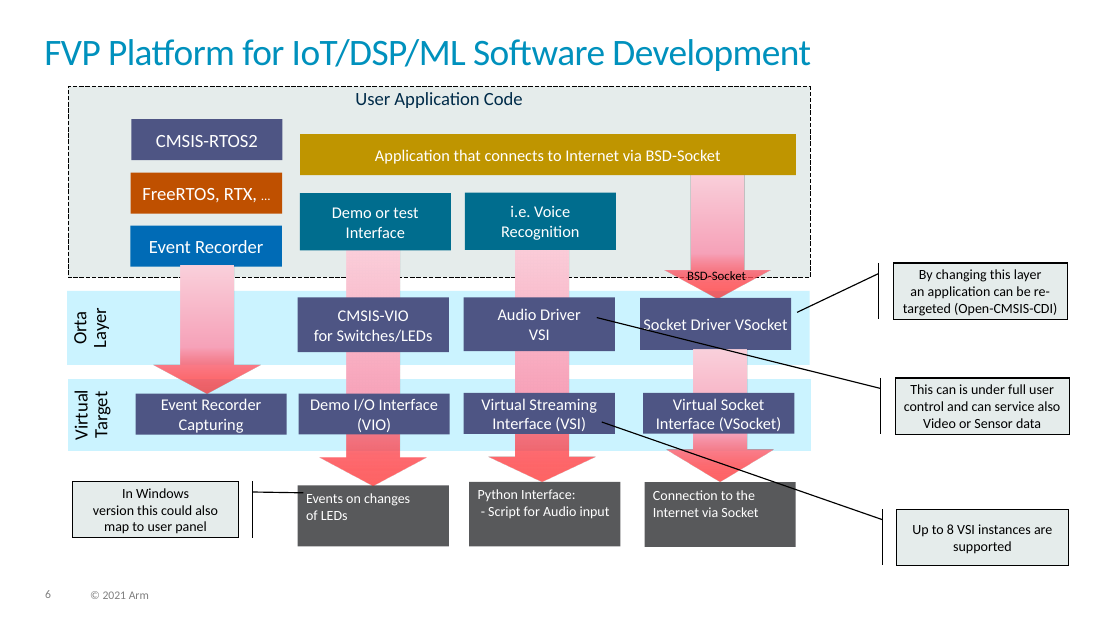
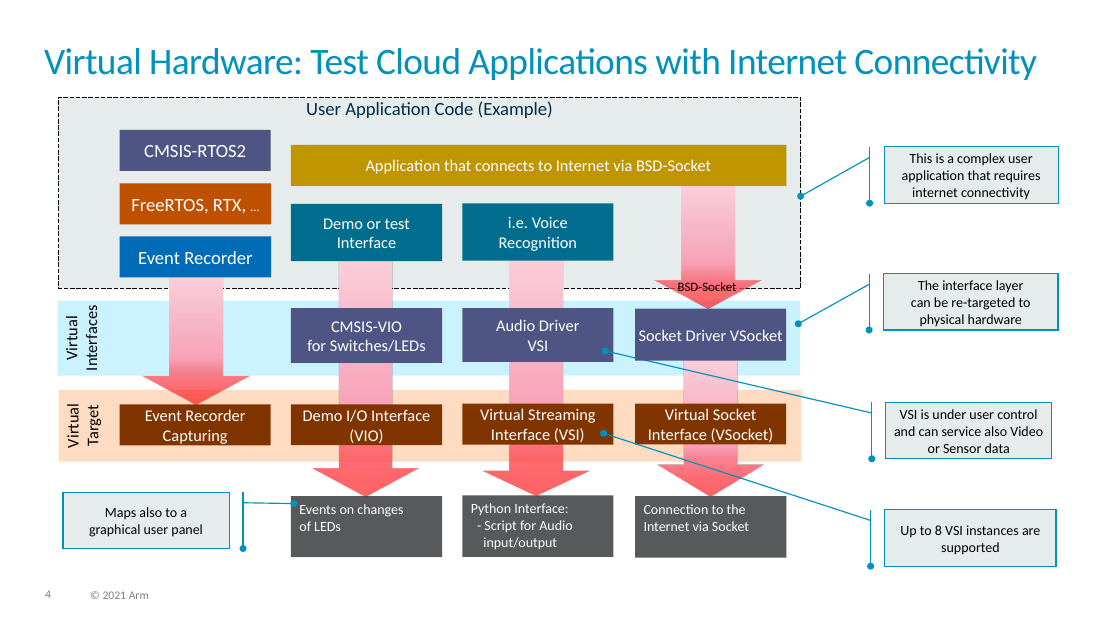
Before and after one commit to ARM-software/AVH, a slide deck: slide 4 of DoxyGen/overview/src/images/img_src.pptx (slide 6 before the commit). Drawn at 1120x630 pixels with LibreOffice and Linux fonts; fonts in the diff are those of the drawing; background and template pictures are left out. Boxes give left, top, right and bottom in pixels: in the first picture for what was removed or moved away, otherwise in the second. Text is boxed around its words. In the diff, an @@ line names an element or a change of style, - is before the commit and + after.

Commit message:
Docs: Added 1050evkb support. Added audio output support. Fixed inconsistences.

```diff
--- a/DoxyGen/overview/src/images/img_src.pptx
+++ b/DoxyGen/overview/src/images/img_src.pptx
@@ title removed at [44, 39, 811, 71] @@
-FVP Platform for IoT/DSP/ML Software Development
@@ title added at [44, 48, 1037, 80], 32 pt, text #0091BD @@
+Virtual Hardware: Test Cloud Applications with Internet Connectivity
@@ text in rectangle at [306, 101, 553, 118]: text changed @@
-User Application Code
+User Application Code (Example)
@@ accent border callout added at [885, 147, 1059, 203], fill #E5ECEB, outline #0091BD 1 pt, 12 pt, text #000000 @@
+This is a complex user application that requires internet connectivity
@@ 5 rectangles, 1 down arrow: place and size @@
-5 rectangles, 1 down arrow at [297, 192, 791, 547]
+5 rectangles, 1 down arrow at [291, 203, 786, 558]
@@ down arrow: place and size @@
-down arrow at [489, 235, 596, 482]
+down arrow at [483, 249, 590, 496]
@@ rectangle removed at [67, 291, 810, 365] @@
-Orta
-Layer
@@ outline #000000 1 pt to #0091BD 1 pt; proportions changed in 3 elements at [885, 510, 1056, 566], [886, 402, 1052, 459], [884, 274, 1058, 330] @@
@@ 8 rectangles, 2 down arrows, 2 accent border callouts, 1 text: place and size @@
-8 rectangles, 2 down arrows, 2 accent border callouts, 1 text at [68, 87, 1067, 538]
+8 rectangles, 2 down arrows, 2 accent border callouts, 1 text at [59, 97, 1058, 549]
@@ text in accent border callout at [911, 280, 1031, 327]: text changed @@
-By changing this layer
-an application can be re-targeted (Open-CMSIS-CDI)
+The interface layer
+can be re-targeted to physical hardware
@@ rectangle added at [58, 301, 801, 376], fill #7FE1FF at 40% opacity, 14 pt, text #000000 @@
+Virtual
+Interfaces
@@ rectangle "Audio Driver VSI": place and size @@
-rectangle "Audio Driver VSI" at [464, 297, 615, 351]
+rectangle "Audio Driver VSI" at [462, 308, 613, 362]
@@ down arrow: place and size @@
-down arrow at [667, 350, 774, 481]
+down arrow at [657, 358, 764, 497]
@@ rectangle "Virtual Target" at [59, 390, 802, 461]: size 16 to 14 pt; fill #7FE1FF at 40% opacity to #FFA666 at 40% opacity @@
@@ fill #4E5584 to #803600 in 4 elements at [462, 404, 613, 445], [291, 404, 442, 445], [635, 403, 786, 444], [119, 404, 271, 445] @@
@@ rectangle "Event Recorder Capturing": place and size @@
-rectangle "Event Recorder Capturing" at [135, 394, 287, 435]
+rectangle "Event Recorder Capturing" at [119, 404, 271, 445]
@@ rectangle "Virtual Streaming Interface (VSI)": place and size @@
-rectangle "Virtual Streaming Interface (VSI)" at [464, 393, 615, 434]
+rectangle "Virtual Streaming Interface (VSI)" at [462, 404, 613, 445]
@@ accent border callout "VSI is under user control ...": place and size @@
-accent border callout "VSI is under user control ..." at [896, 378, 1070, 434]
+accent border callout "VSI is under user control ..." at [886, 402, 1052, 459]
@@ text in accent border callout at [894, 409, 1043, 453]: text changed @@
-This can is under full user control and can service also Video or Sensor data
+VSI is under user control and can service also Video or Sensor data
@@ accent border callout "Maps also to a graphical ..." at [63, 492, 229, 549]: outline #000000 1 pt to #0091BD 1 pt @@
@@ text in accent border callout at [89, 507, 203, 537]: text changed @@
-In Windows
-version this could also map to user panel
+Maps also to a
+graphical user panel
@@ rectangle "Python Interface:": place and size @@
-rectangle "Python Interface:" at [470, 482, 621, 547]
+rectangle "Python Interface:" at [462, 496, 613, 557]
@@ rectangle "Connection to the Internet via ...": place and size @@
-rectangle "Connection to the Internet via ..." at [644, 482, 796, 547]
+rectangle "Connection to the Internet via ..." at [635, 497, 786, 558]
@@ text in rectangle at [483, 520, 572, 549]: text changed @@
-- Script for Audio input
+- Script for Audio
+input/output
@@ accent border callout "Up to 8 VSI instances ...": place and size @@
-accent border callout "Up to 8 VSI instances ..." at [897, 509, 1069, 565]
+accent border callout "Up to 8 VSI instances ..." at [885, 510, 1056, 566]
```
Also in this commit, not shown: 1 other slide changed, 1 slide added, 13 other files.
